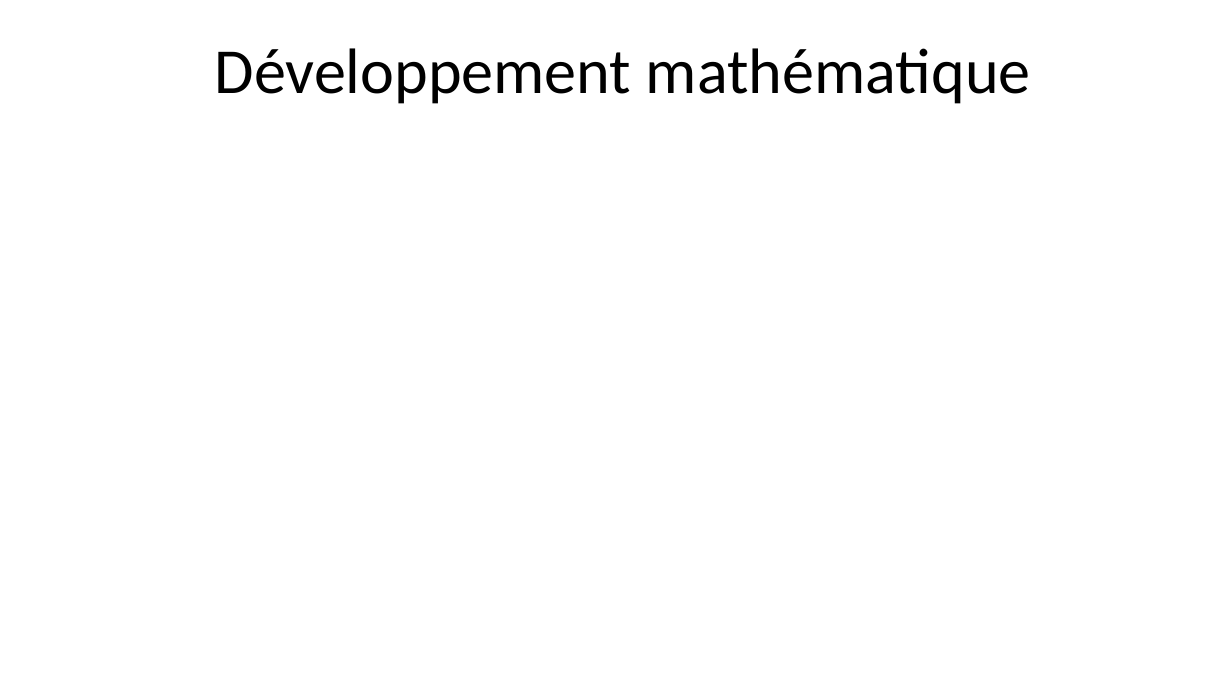
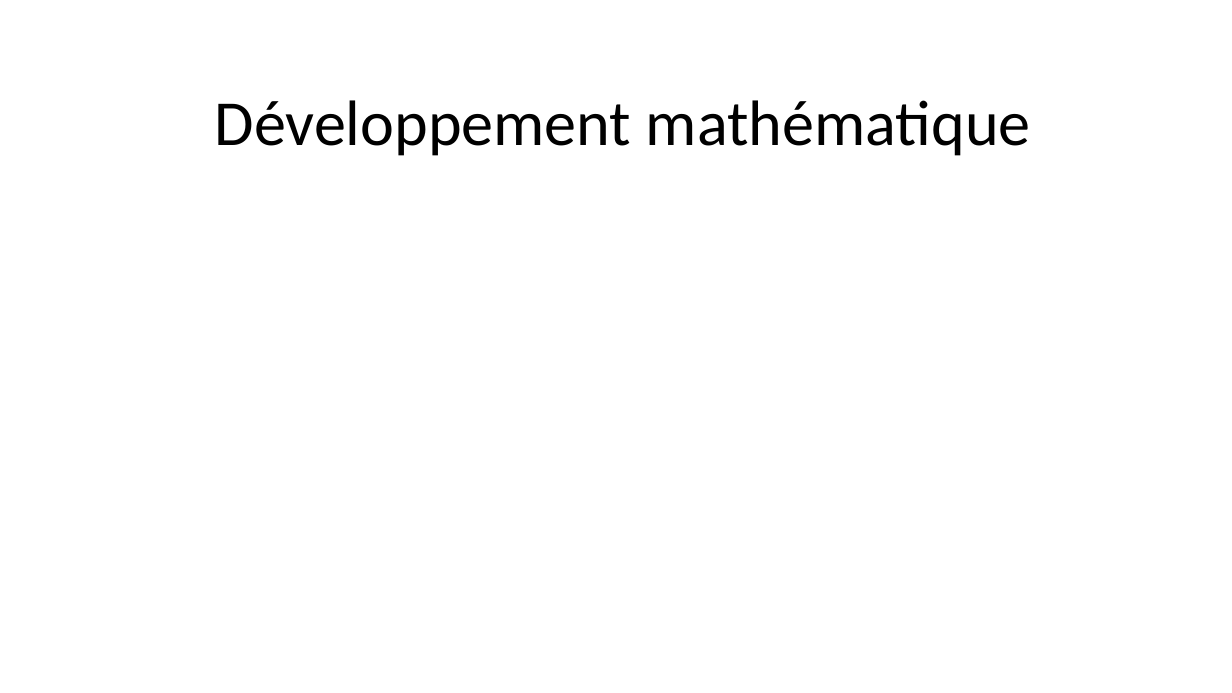
Before and after one commit to Linkoun/Exponentiation_Rapide, a slide deck: slide 4 of Présentation.pptx. Drawn at 1232x693 pixels with LibreOffice and Linux fonts; fonts in the diff are those of the drawing; grey boxes stand for pictures; background and template pictures are left out. Boxes give left, top, right and bottom in pixels: in the first picture for what was removed or moved away, otherwise in the second. Text is boxed around its words. In the diff, an @@ line names an element or a change of style, - is before the commit and + after.

Commit message:
Ajout développement et pseudo code

```diff
--- a/Présentation.pptx
+++ b/Présentation.pptx
@@ title "Développement mathématique" moved from (x1=215, y1=48, x2=1031, y2=104) to (x1=215, y1=100, x2=1031, y2=156) @@
```
Also in this commit, not shown: 1 other slide changed, 1 slide added.
